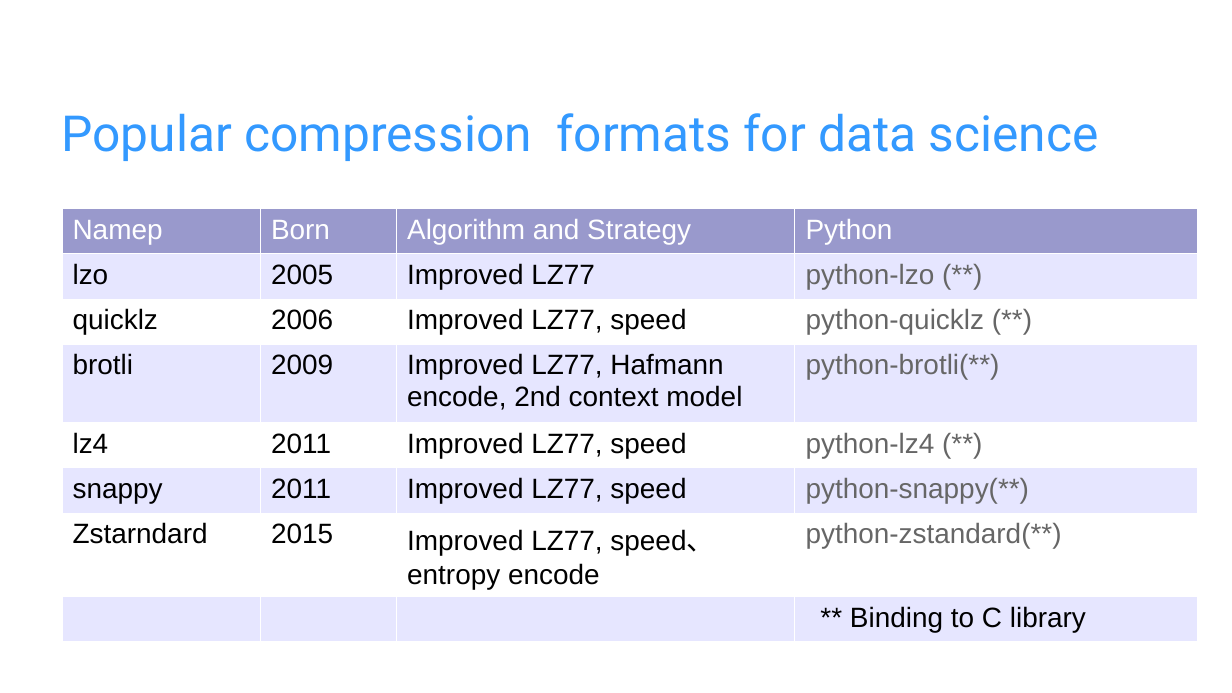
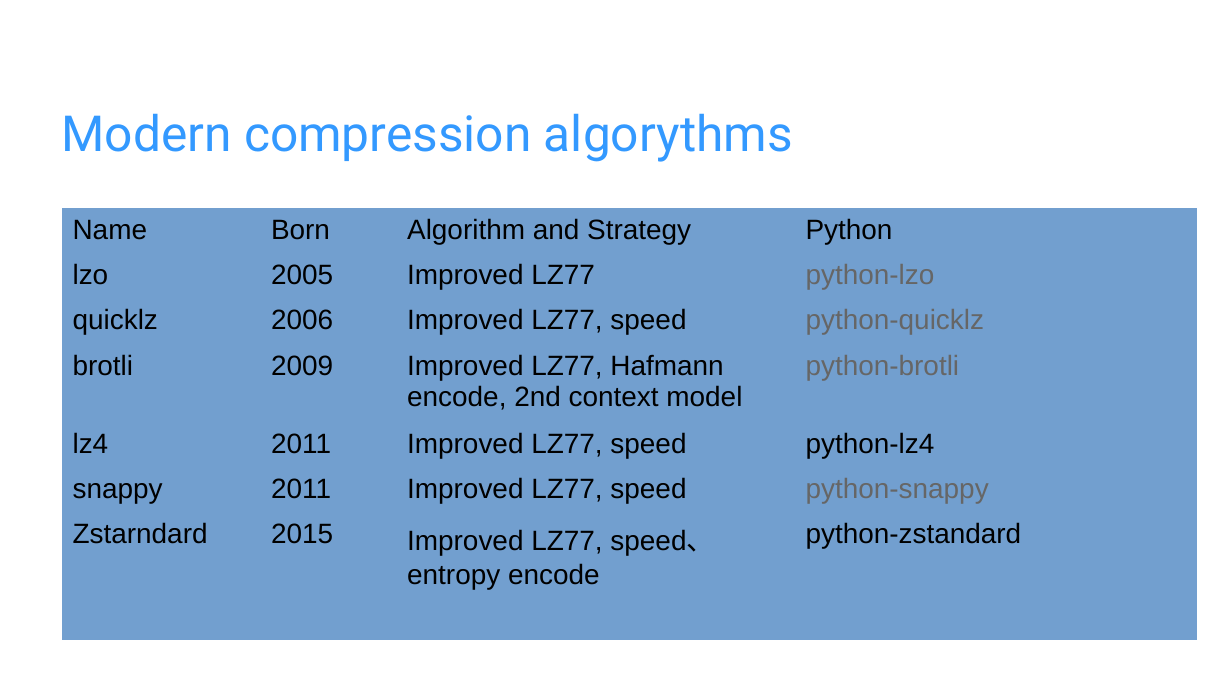
Before and after one commit to miurahr/py7zr, a slide deck: slide 8 of docs/presentations/Introduction_of_py7zr.odp (slide 2 before the commit). Drawn at 1232x693 pixels with LibreOffice and Linux fonts; fonts in the diff are those of the drawing; background and template pictures are left out. Boxes give left, top, right and bottom in pixels: in the first picture for what was removed or moved away, otherwise in the second. Text is boxed around its words. In the diff, an @@ line names an element or a change of style, - is before the commit and + after.

```diff
--- a/docs/presentations/Introduction_of_py7zr.odp
+++ b/docs/presentations/Introduction_of_py7zr.odp
@@ title at box(62, 113, 793, 162): text changed @@
-Popular compression formats for data science
+Modern compression algorythms
@@ table at box(61, 208, 1197, 636) @@
-row 1, column 1: Namep
+row 1, column 1: Name
-row 2, column 4: python-lzo (**)
+row 2, column 4: python-lzo
-row 3, column 4: python-quicklz (**)
+row 3, column 4: python-quicklz
-row 4, column 4: python-brotli(**)
+row 4, column 4: python-brotli
-row 5, column 4: python-lz4 (**)
+row 5, column 4: python-lz4
-row 6, column 4: python-snappy(**)
+row 6, column 4: python-snappy
-row 7, column 4: python-zstandard(**)
+row 7, column 4: python-zstandard
@@ fill #9999CC to #729FCF in row 1 @@
@@ fill #E6E6FF to #729FCF in 16 cells @@
@@ fill #FFFFFF to #729FCF in 12 cells @@
@@ text colour #FFFFFF to #000000 in "Born", "Algorithm and Strategy", "Python" @@
@@ borders changed @@
@@ text removed at box(850, 606, 1086, 632) @@
-** Binding to C library
```
Also in this commit, not shown: 5 other slides changed, 3 slides added, 5 slides removed, 1 other file.
